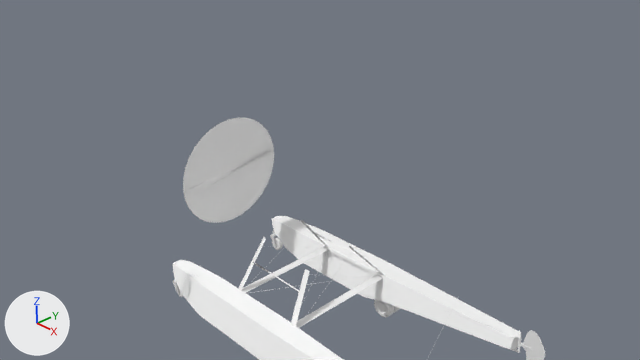
The Blender file Models/c172p-detailed-pontoon.blend: old version first, new version second.
The view is the same before and after, from the file's camera 'Camera'. Every picture has the same lights, and +X, +Y and +Z are marked at lower left.

The first picture shows 'FloatStruts', 'L-FloatC', 'PropellerF', 'PropellerF.Fast', 'R-Float', 'R-FloatC', 'RHrudder'.
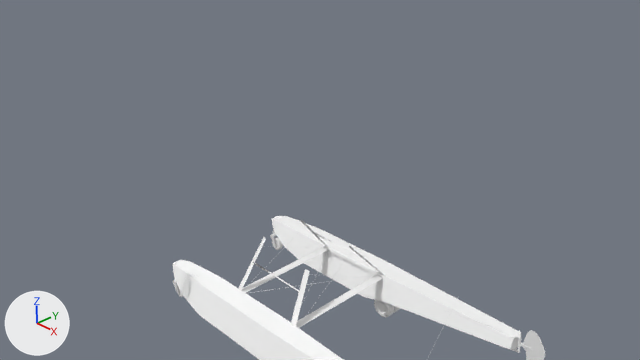
The edits, one by one:
Object 'PropellerF.Fast' (ob_propellerf_fast) is deleted.
Object 'PropellerF' (ob_propellerf) is deleted.

Location of each change, [x1, y1, x2, y2] in pixels of the pictures (640 x 360 px):
'PropellerF.Fast', deleted
    before: [183, 117, 274, 223]
'PropellerF', deleted
    before: [188, 151, 272, 195]
